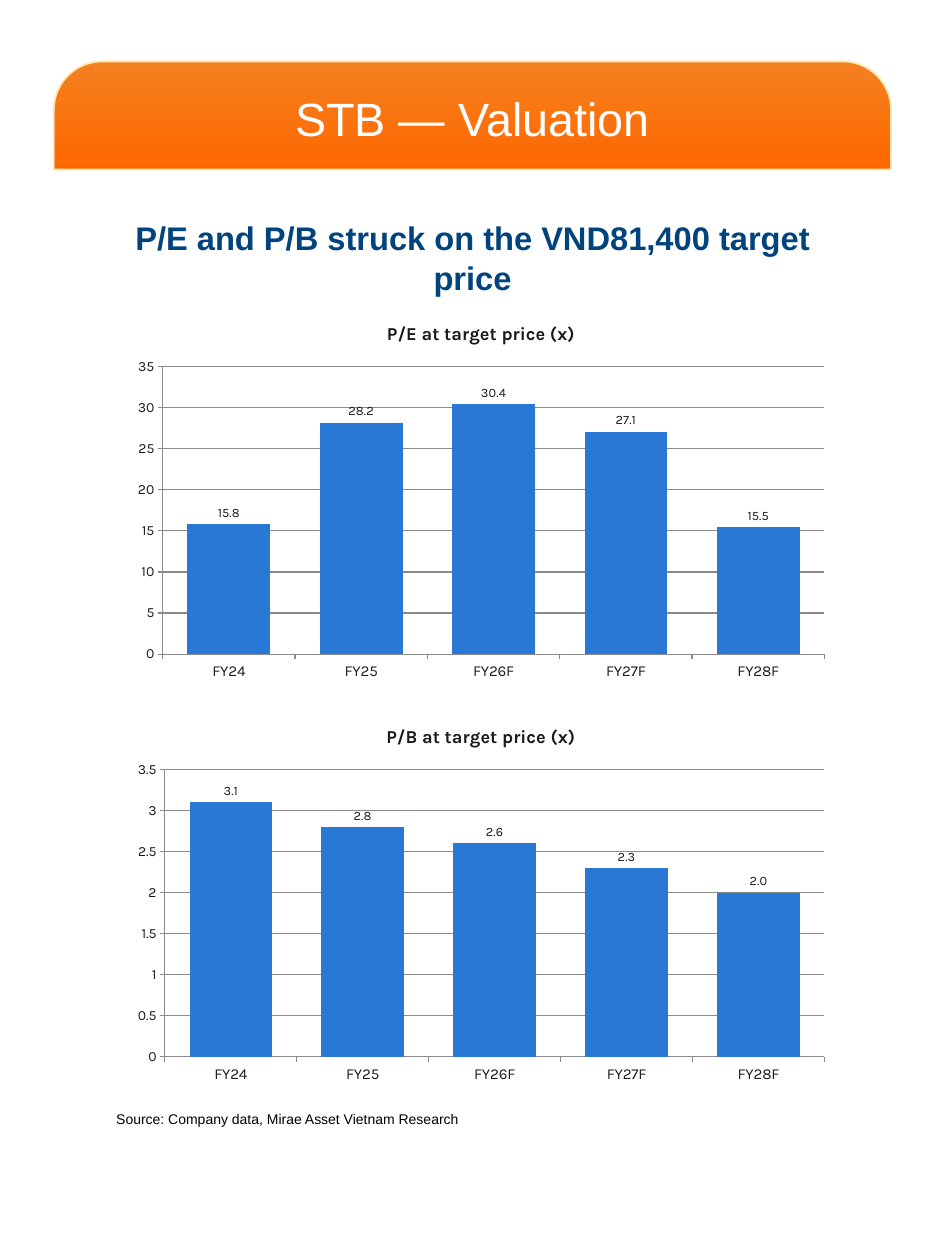
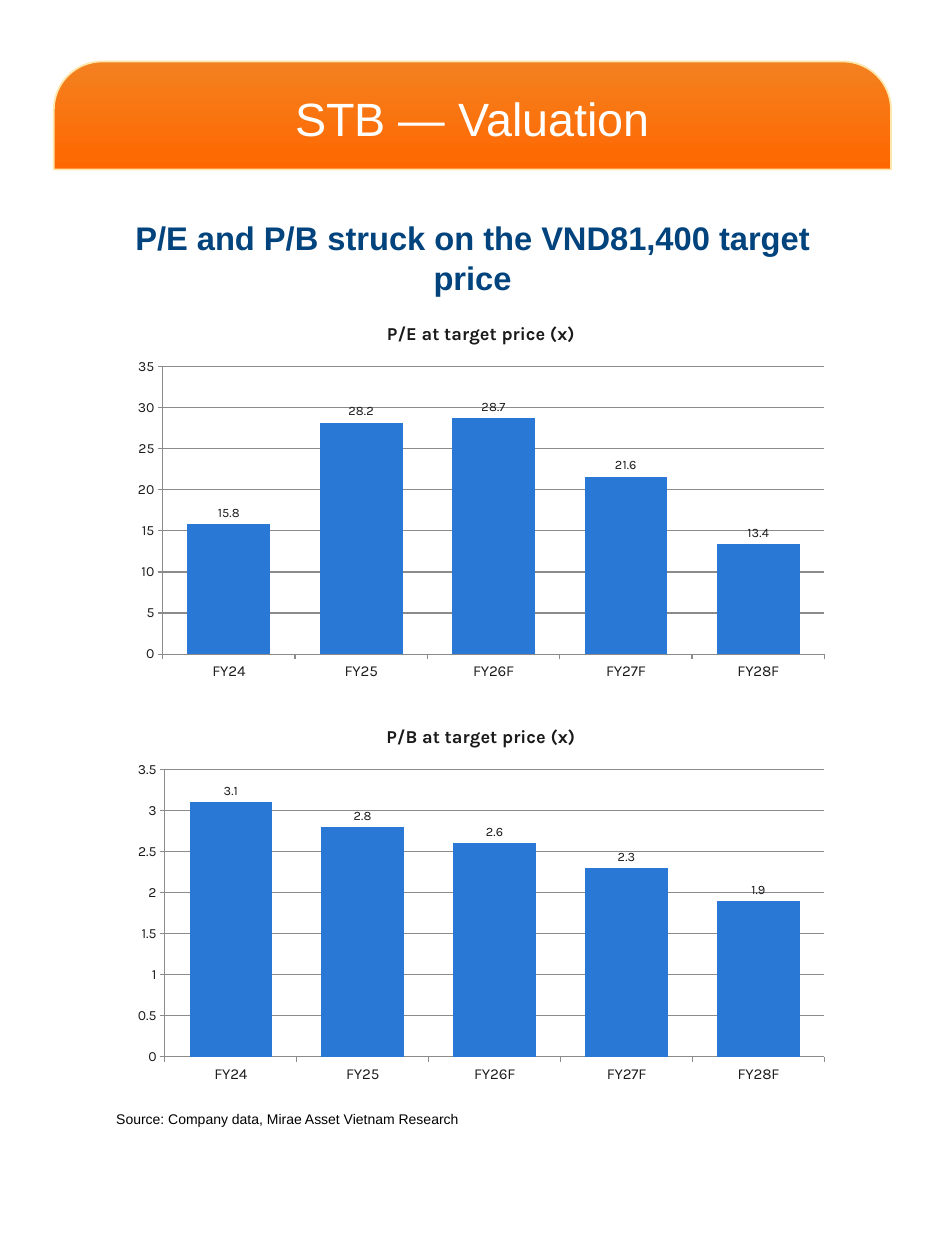
Before and after one commit to datquanton/verbose-guide, a slide deck: slide 4 of MASVN_Mobile_Report_STB_FPT_2Q26_EN_VN.pptx. Drawn at 945x1260 pixels with LibreOffice and Linux fonts; fonts in the diff are those of the drawing; background and template pictures are left out. Boxes give left, top, right and bottom in pixels: in the first picture for what was removed or moved away, otherwise in the second. Text is boxed around its words. In the diff, an @@ line names an element or a change of style, - is before the commit and + after.

```diff
--- a/MASVN_Mobile_Report_STB_FPT_2Q26_EN_VN.pptx
+++ b/MASVN_Mobile_Report_STB_FPT_2Q26_EN_VN.pptx
@@ column chart at box(123, 307, 838, 687) @@
@@ P/E at target price (x), FY26F: 30.4 to 28.7 @@
@@ P/E at target price (x), FY27F: 27.1 to 21.6 @@
@@ P/E at target price (x), FY28F: 15.5 to 13.4 @@
@@ column chart at box(123, 710, 838, 1090) @@
@@ P/B at target price (x), FY28F: 2 to 1.9 @@
```
Also in this commit, not shown: 7 other slides changed, 12 other files.
